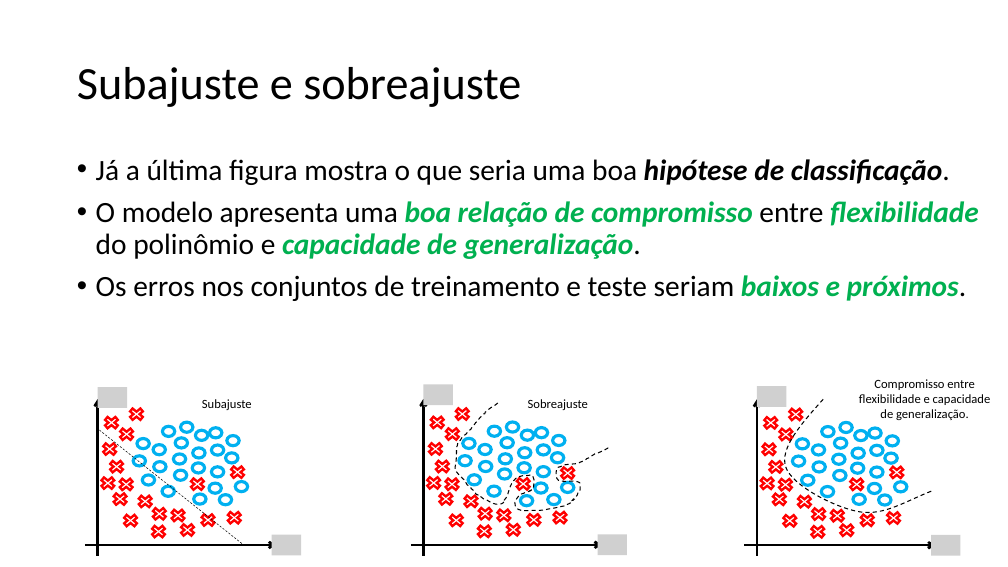
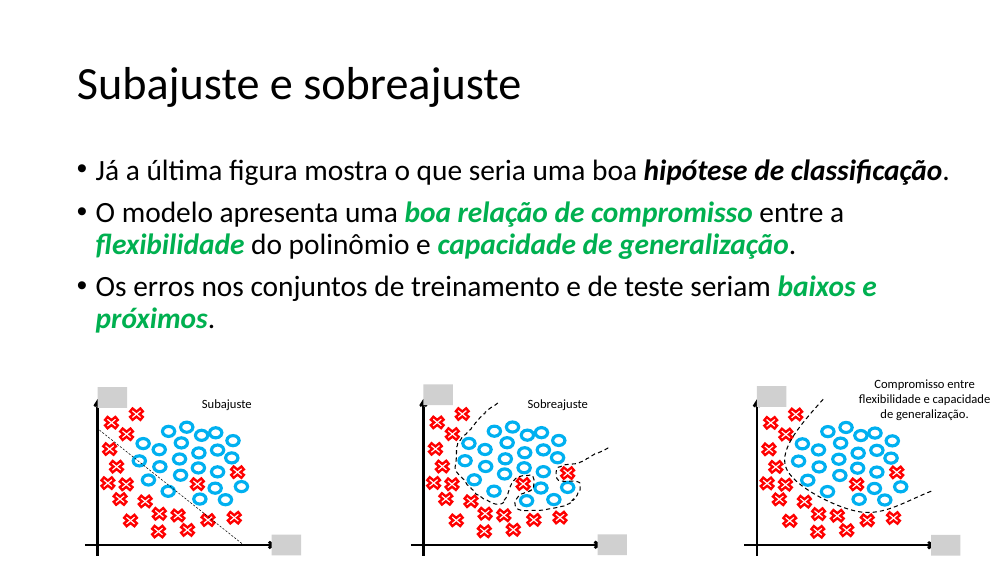
Before and after one commit to zz4fap/t320_aprendizado_de_maquina, a slide deck: slide 31 of slides/T320_Classificação (Parte III).pptx. Drawn at 1008x567 pixels with LibreOffice and Linux fonts; fonts in the diff are those of the drawing; grey boxes stand for pictures. Boxes give left, top, right and bottom in pixels: in the first picture for what was removed or moved away, otherwise in the second. Text is boxed around its words. In the diff, an @@ line names an element or a change of style, - is before the commit and + after.

Commit message:
update of slides

```diff
--- a/slides/T320_Classificação (Parte III).pptx
+++ b/slides/T320_Classificação (Parte III).pptx
@@ text at [96,201,876,333]: text changed @@
-• O modelo apresenta uma boa relação de compromisso entre flexibilidade do polinômio e capacidade de generalização.
-• Os erros nos conjuntos de treinamento e teste seriam baixos e próximos.
+• O modelo apresenta uma boa relação de compromisso entre a flexibilidade do polinômio e capacidade de generalização.
+• Os erros nos conjuntos de treinamento e de teste seriam baixos e próximos.
```
Also in this commit, not shown: 2 other slides changed, 1 slide added, 4 other files.
